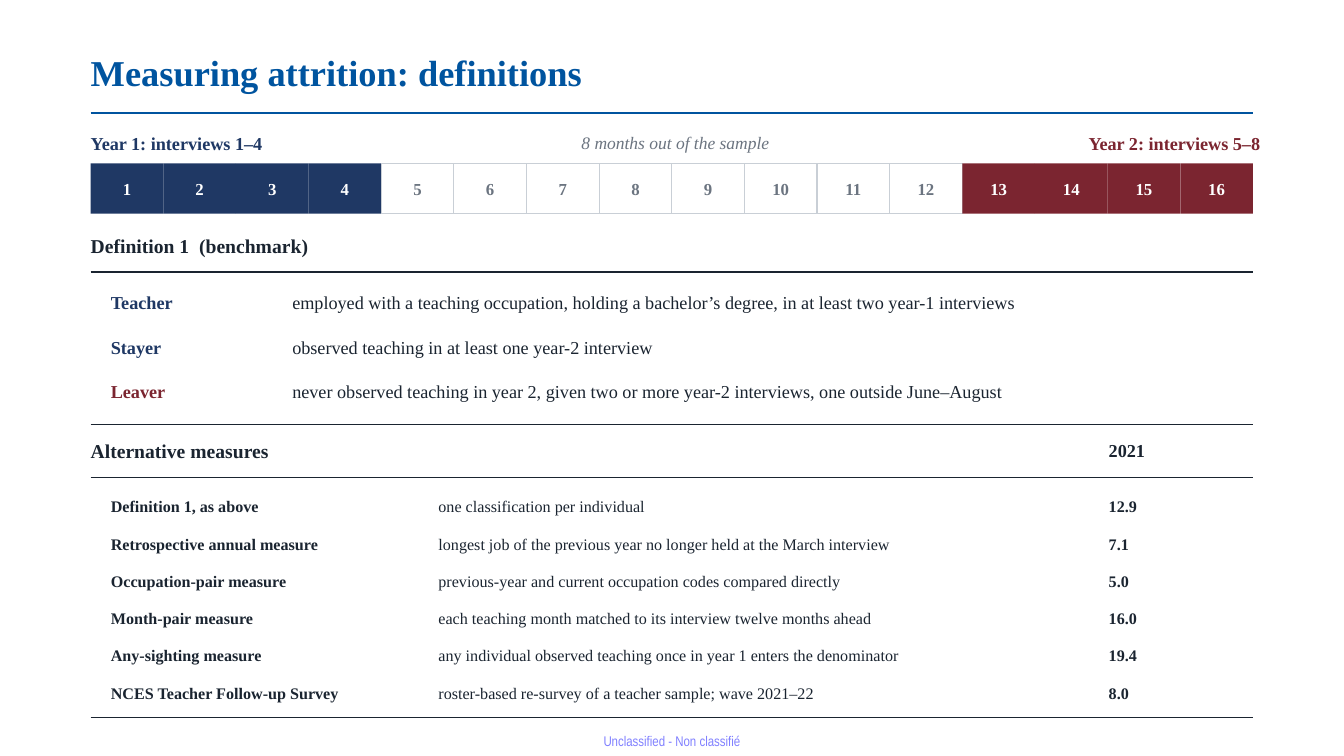
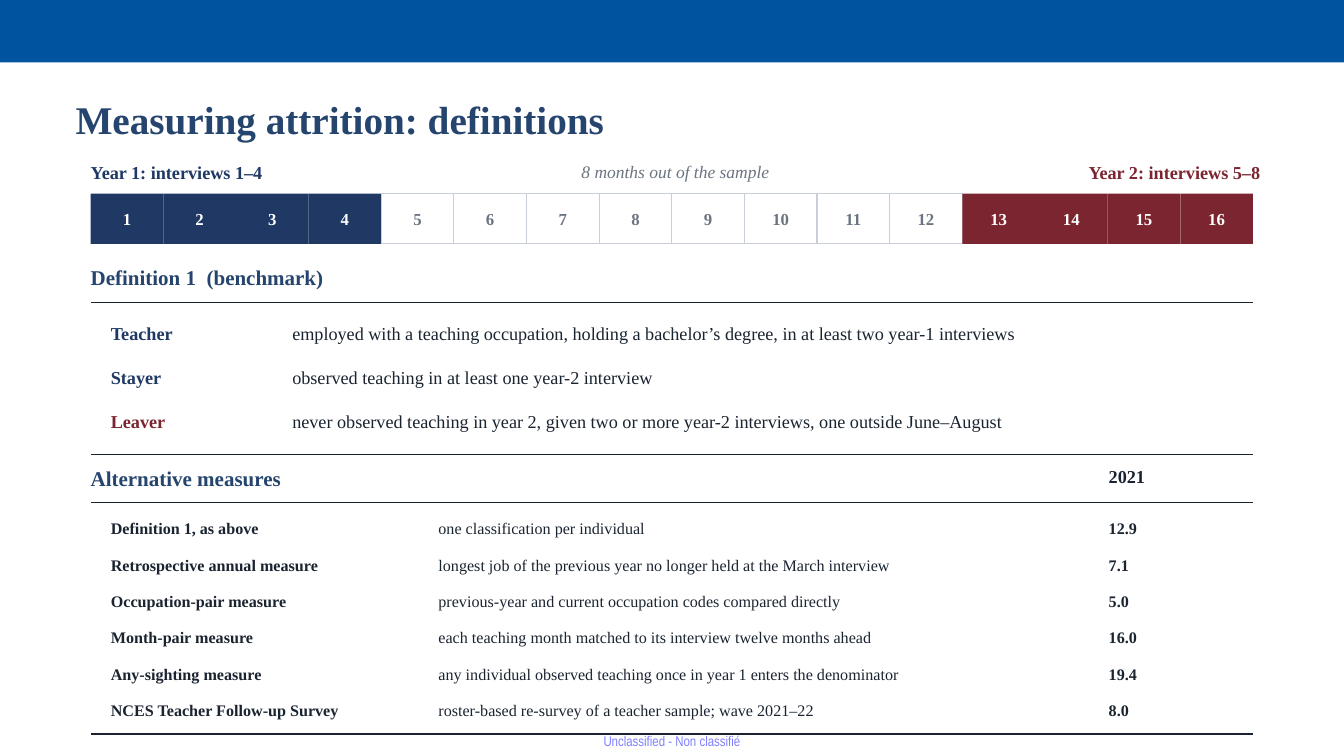
Before and after one commit to jedr1-ship-it/Alternative-Pathways----Quant, a slide deck: slide 9 of report/Proyect_US_v4.pptx (slide 8 before the commit). Drawn at 1344x756 pixels with LibreOffice and Linux fonts; fonts in the diff are those of the drawing. Boxes give left, top, right and bottom in pixels: in the first picture for what was removed or moved away, otherwise in the second. Text is boxed around its words. In the diff, an @@ line names an element or a change of style, - is before the commit and + after.

```diff
--- a/report/Proyect_US_v4.pptx
+++ b/report/Proyect_US_v4.pptx
@@ rectangle added at bbox=[0, 0, 1344, 63], fill #00549F @@
@@ text "Measuring attrition: definitions": place and size @@
-text "Measuring attrition: definitions" at bbox=[91, 60, 582, 93]
+text "Measuring attrition: definitions" at bbox=[76, 106, 604, 142]
@@ text "Measuring attrition: definitions" at bbox=[76, 106, 604, 142]: size 26 to 28 pt, text colour #00549F to #26456E @@
@@ line removed from (91, 113) to (1253, 113) @@
@@ text "Definition 1 (benchmark)" at bbox=[91, 270, 324, 289]: size 14 to 15 pt, text colour #1A2430 to #26456E; line spacing 21pt to 22.5pt @@
@@ text "Alternative measures" at bbox=[91, 471, 281, 487]: size 14 to 15 pt, text colour #1A2430 to #26456E; line spacing 21pt to 22.5pt @@
@@ 16 rectangles, 10 texts, 2 lines: place and size @@
-16 rectangles, 10 texts, 2 lines at bbox=[91, 137, 1260, 424]
+16 rectangles, 10 texts, 2 lines at bbox=[91, 166, 1260, 455]
@@ 2 texts, 1 line: place and size @@
-2 texts, 1 line at bbox=[91, 444, 1253, 478]
+2 texts, 1 line at bbox=[91, 471, 1253, 502]
@@ 15 texts: place and size @@
-15 texts at bbox=[111, 500, 1137, 665]
+15 texts at bbox=[111, 522, 1137, 684]
@@ 3 texts, 1 line: place and size @@
-3 texts, 1 line at bbox=[91, 687, 1253, 718]
+3 texts, 1 line at bbox=[91, 704, 1253, 734]
```
Also in this commit, not shown: 12 other slides changed, 1 slide added, 1 other file.
